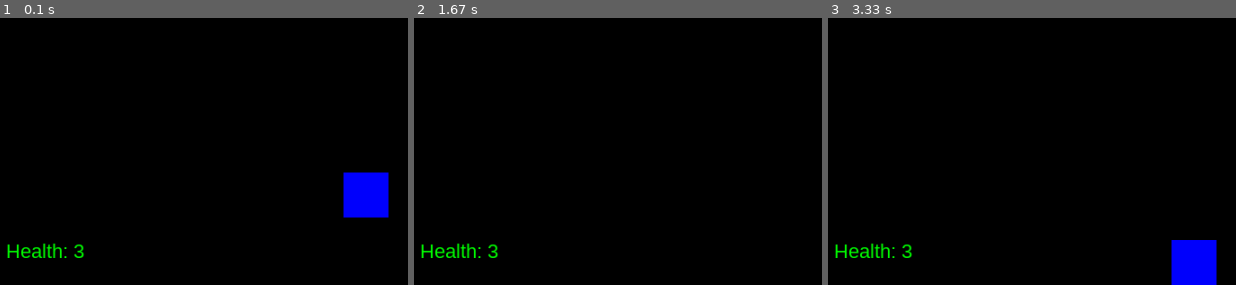
Above: before the commit, frames 1-3 (left to right).
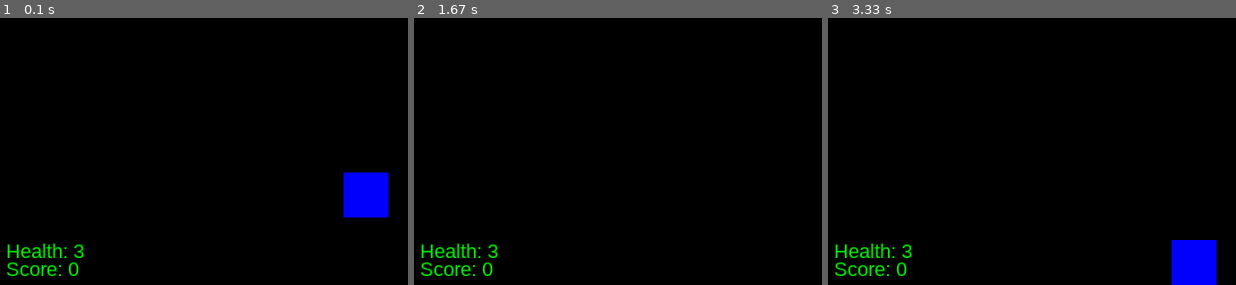
Above: after the commit, the same moments.

Repository: RuiSantinoFernandes/Joystik-Senior-Design
Game: pygame game, started from Starships/Starships.py
Same seed, same stepped clock (60 frames per second), same inputs: the game is played once before the commit and once after it.
Inputs:
- Up to frame 1 (0.1 s): no input
- Up to frame 2 (1.67 s): tap Space at 0.33 s; hold Right 0.67-1.13 s; hold Up 1.17-1.47 s; hold Right from 1.5 s (still down)
- Up to frame 3 (3.33 s): release Right at 1.97 s; hold Left 2-2.53 s; hold Down 2.57-2.87 s; hold Left 2.9-3.3 s
The pictures show only the part of the screen within x 0-50%, y 50-100%; the shares and areas given below are measured in that part.

The runs differ from the first frame. In frame 1, 0.4% of the frame differs, in the area x 1-20%, y 91-97%; in frame 2, 0.4%; in frame 3, 0.4%.

Commit message:
minor adjustments and adding sound when player gets hit

Diff:
--- a/Starships/Classes.py
+++ b/Starships/Classes.py
@@ -25,6 +25,7 @@
         self.ID = ID
         self.proj_type = 'B'
         self.can_shoot = 0
+        self.score = 0
 
         #drawing simple blue square for player
         #note I will leave the different types of ships as colored rectangles for now
@@ -57,6 +58,7 @@
         #attributes for enemy_ship
         self.tick_adjuster = 0
         self.health = 1
+        self.worth = 1
         self.time_to_shoot = 0
         self.how_often_shoot = 100
         self.proj_type = 'B'
@@ -103,6 +105,7 @@
         #attributes for enemy_ship
         self.tick_adjuster = 0
         self.health = 5
+        self.worth = 5
         self.time_to_shoot = 0
         self.how_often_shoot = 250
         self.proj_type = 'R'
@@ -149,6 +152,7 @@
         #attributes for enemy_ship
         self.tick_adjuster = 0
         self.health = 2
+        self.worth = 2
         self.time_to_shoot = 0
         self.how_often_shoot = 100
         self.proj_type = 'L'
@@ -198,11 +202,12 @@
 
 class Bullet(pygame.sprite.Sprite):
 
-    def __init__(self, ship_center, from_player = True):
+    def __init__(self, ship_center, from_player = True, player = 'P1'):
         #attributes for bullet
         self.damage = 1
         self.speed = 0
         self.from_player = from_player
+        self.player = player
         if from_player:
             self.speed = -50
         else:
--- a/Starships/Starships.py
+++ b/Starships/Starships.py
@@ -29,6 +29,7 @@
 bullet_sound = pygame.mixer.Sound(os.path.join(sounds, 'bullet_sound.wav'))
 laser_sound = pygame.mixer.Sound(os.path.join(sounds, 'laser_sound.wav'))
 rocket_sound = pygame.mixer.Sound(os.path.join(sounds, 'rocket_sound.wav'))
+player_hit_sound = pygame.mixer.Sound(os.path.join(sounds, 'player_hit_sound.wav'))
 
 
 #Creating black screen
@@ -62,7 +63,10 @@
 
 #adding display for health left
 font = pygame.font.SysFont('arial', 22)
+game_over_font = pygame.font.SysFont('arial', 80, True)
 health_text = font.render('Health: ' + str(P1.health), True, GREEN)
+score_text = font.render('Score: ' + str(P1.score), True, GREEN)
+game_over_text = game_over_font.render('Game Over', True, BLACK)
 
 
 
@@ -122,6 +126,8 @@
 
     #updating health
     DISPLAYSURF.blit(health_text, (100, 550))
+    #updating score
+    DISPLAYSURF.blit(score_text, (100, 570))
 
     #cycling through all sprites, handles movement of sprite irregardless of type
     for entity in all_sprites:
@@ -153,6 +159,8 @@
                 if proj.rect.colliderect(enemy.rect):
                     #if sub 0 health kill enemy
                     if enemy.health - proj.damage <= 0:
+                        P1.score += enemy.worth
+                        score_text = font.render('Score: ' + str(P1.score), True, GREEN)
                         enemy.kill()
                     else:
                         enemy.health -= proj.damage
@@ -160,13 +168,23 @@
         else:
             for player in players:
                 if proj.rect.colliderect(player.rect):
+                    pygame.mixer.Sound.play(player_hit_sound)
                     #if sub 0 health kill player
                     if player.health - proj.damage <= 0:
                         health_text = font.render('Health: 0', True, GREEN)
                         player.kill()
+                        DISPLAYSURF.fill(RED)
+                        DISPLAYSURF.blit(game_over_text, (325, 250))
+                        pygame.display.update()
+                        for entity in all_sprites:
+                            entity.kill()
+                        time.sleep(3)
+                        pygame.quit()
+                        sys.exit()
                     #else just reduce
                     else:
                         player.health -= proj.damage
+                        proj.kill()
                         health_text = font.render('Health: ' + str(P1.health), True, GREEN)
 
 
Not shown, added: Starships/sounds/player_hit_sound.wav
